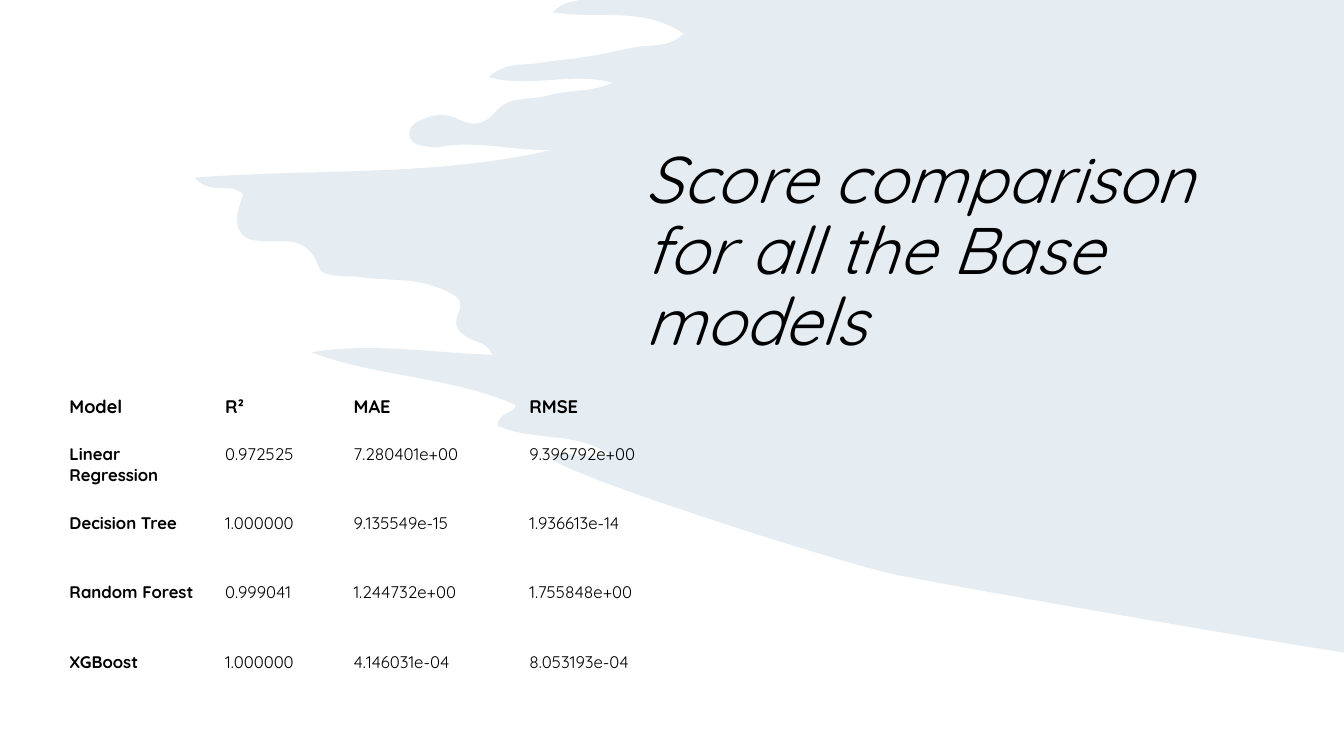
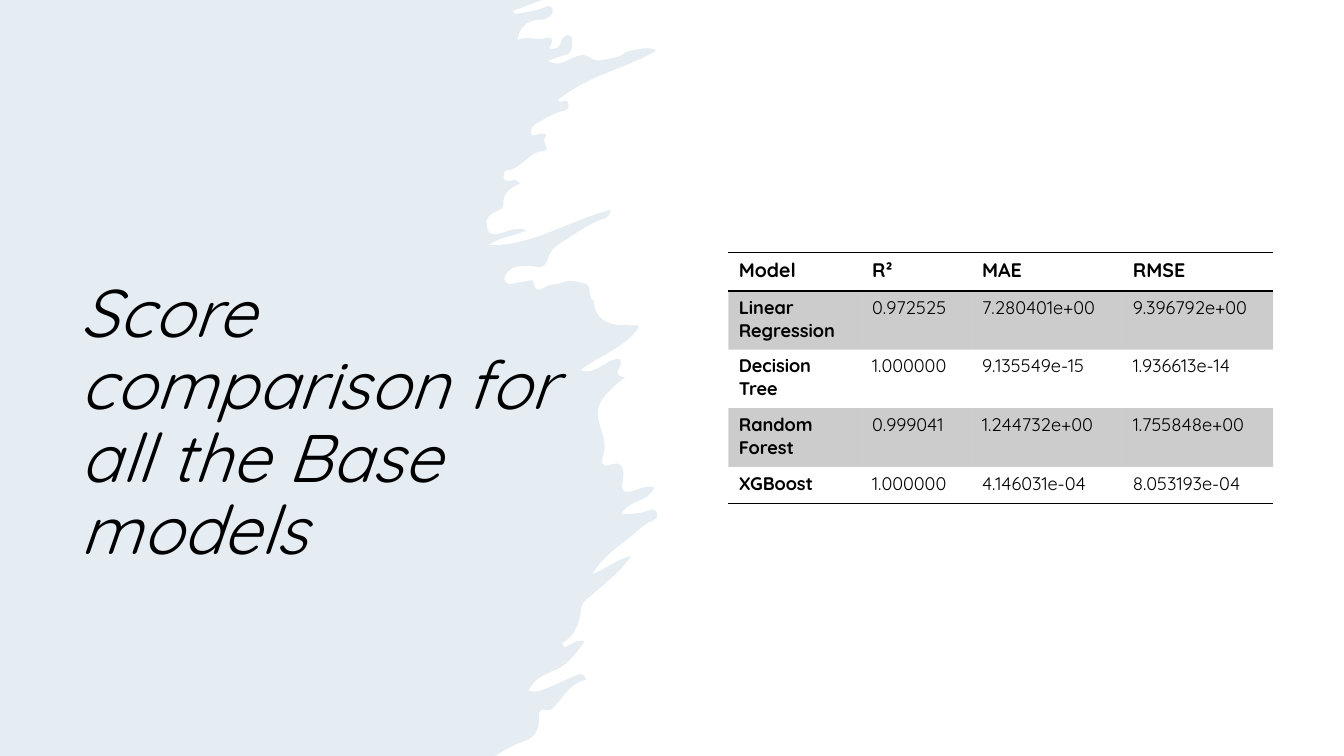
Before and after one commit to 323kZ/home_price, a slide deck: slide 8 of price.pptx (slide 7 before the commit). Drawn at 1344x756 pixels with LibreOffice and Linux fonts; fonts in the diff are those of the drawing. Boxes give left, top, right and bottom in pixels: in the first picture for what was removed or moved away, otherwise in the second. Text is boxed around its words. In the diff, an @@ line names an element or a change of style, - is before the commit and + after.

Commit message:
ppt updated

```diff
--- a/price.pptx
+++ b/price.pptx
@@ freeform shape: place and size @@
-freeform shape at [195, 0, 1344, 652]
+freeform shape at [0, 0, 657, 756]
@@ title "Score comparison for all the ...": place and size @@
-title "Score comparison for all the ..." at [645, 156, 1194, 346]
+title "Score comparison for all the ..." at [81, 289, 557, 555]
@@ title "Score comparison for all the ..." at [81, 289, 557, 555]: size 47 to 48 pt @@
@@ table at [728, 252, 1273, 503] @@
@@ fill none to #000000 at 20% opacity in 8 cells @@
@@ size 13 to 14 pt in "Model", "R²", "MAE", "RMSE" @@
@@ size 12 to 13 pt @@
@@ borders changed @@
@@ table: place and size @@
-table at [59, 390, 695, 690]
+table at [728, 252, 1273, 503]
```
Also in this commit, not shown: 4 other slides changed, 2 slides added, 1 slide removed.
